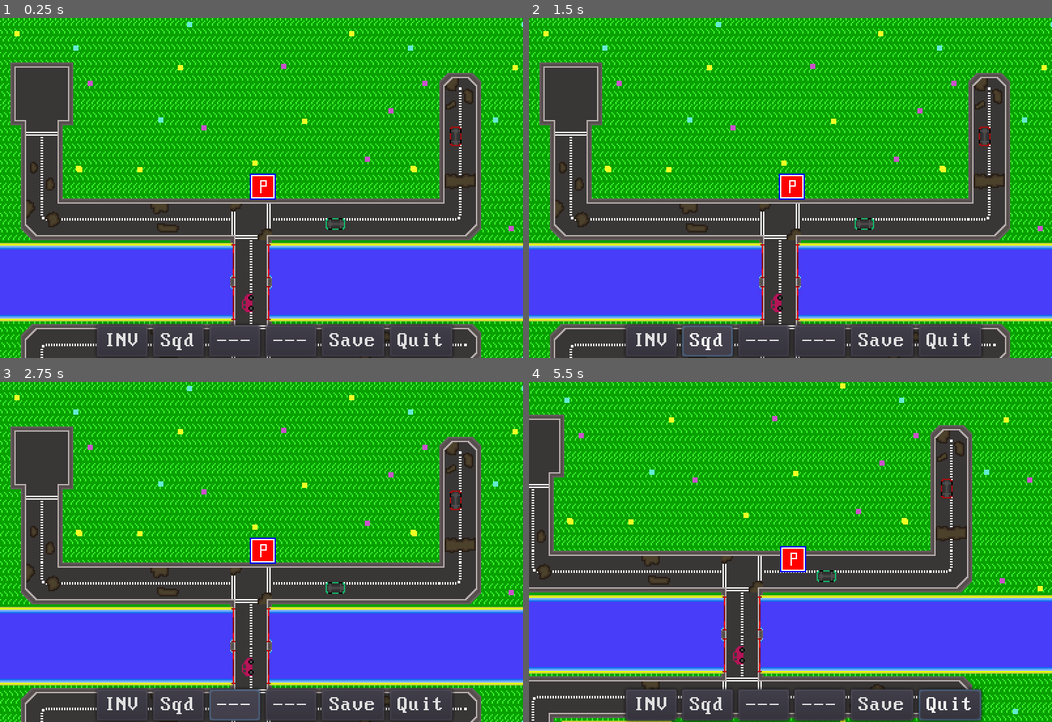
Above: before the commit, frames 1-4 (two rows, left to right).
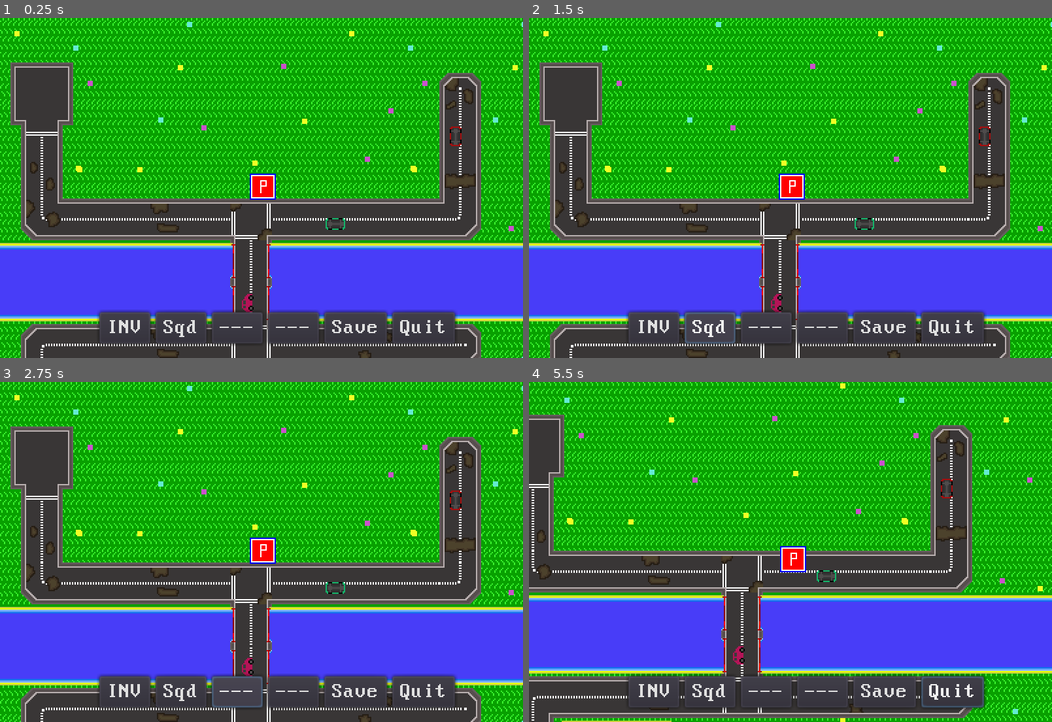
Above: after the commit, the same moments.

Repository: layonthehorn/Wasteland_clone
Game: Godot game, scene res://TestWorld.tscn
Two runs of this game, one before a commit and one after it. Both use one fixed random seed, a clock stepped at 60 frames per second and the inputs below.
Inputs (mouse positions are in pixels of both pictures, inside the frame that each line leads up to):
- Up to frame 1 (0.25 s): no input
- Up to frame 2 (1.5 s): click "INV" at 0.5 s; click "Sqd" at 1.25 s
- Up to frame 3 (2.75 s): click "---" at 2 s
- Up to frame 4 (5.5 s): click "---" at 2.75 s; click "Save" at 3.5 s; move the mouse to (905, 535) at 4.27 s; hold D (ui_right) 4.28-5.03 s; tap Ctrl (test_script) at 4.35, 5.1 s; click (905, 535) at 4.42 s; move the mouse to (685, 569) at 5.02 s; hold S (ui_down) from 5.03 s (still down)

The runs differ from the first frame. In frame 1, 4.1% of the frame differs, in the area x 18-88%, y 85-100%; in frame 2, 4.3%; in frame 3, 4.4%; in frame 4, 4.5%.

Commit message:
Fixed 2D camera

Diff:
--- a/Menus/menubar.tscn
+++ b/Menus/menubar.tscn
@@ -11,10 +11,14 @@
 script = ExtResource( 3 )
 
 [node name="Control" type="Control" parent="."]
-anchor_left = 0.130962
-anchor_top = 0.292237
-anchor_right = 1.13096
-anchor_bottom = 1.29224
+anchor_left = 0.185763
+anchor_top = 0.27048
+anchor_right = 1.18576
+anchor_bottom = 1.27048
+margin_left = 0.64809
+margin_top = -0.321297
+margin_right = 0.648102
+margin_bottom = -0.321289
 theme = SubResource( 1 )
 __meta__ = {
 "_edit_use_anchors_": true
--- a/TestWorld.tscn
+++ b/TestWorld.tscn
@@ -52,9 +52,7 @@
 current = true
 smoothing_enabled = true
 
-[node name="Control" parent="Camera2D" instance=ExtResource( 6 )]
-offset = Vector2( 21, 4 )
-transform = Transform2D( 1, 0, 0, 1, 21, 4 )
+[node name="CanvasLayer" parent="Camera2D" instance=ExtResource( 6 )]
 
 [node name="E_Prompt" parent="." instance=ExtResource( 3 )]
 position = Vector2( -15.8919, 38.4055 )
